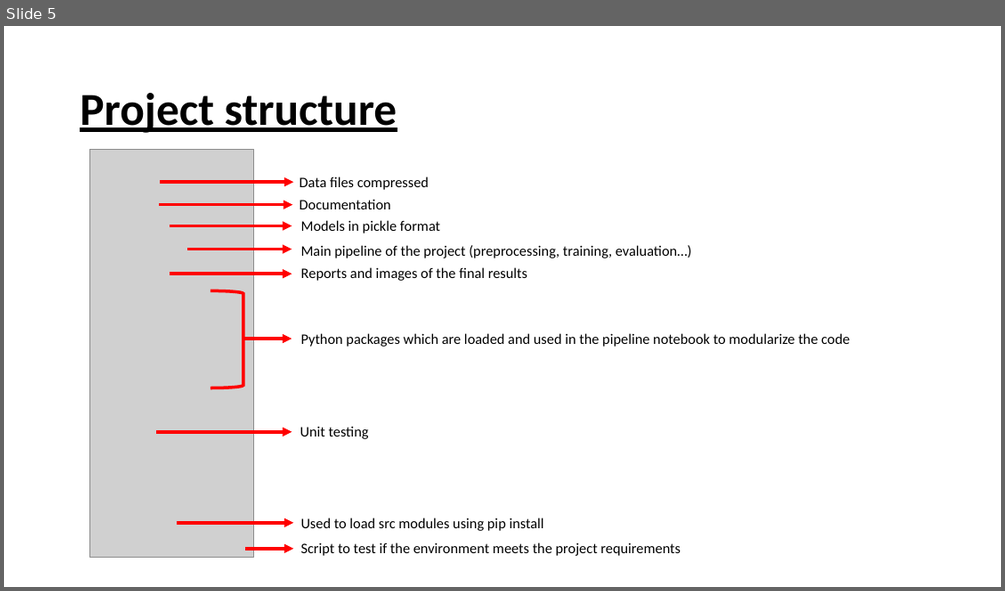
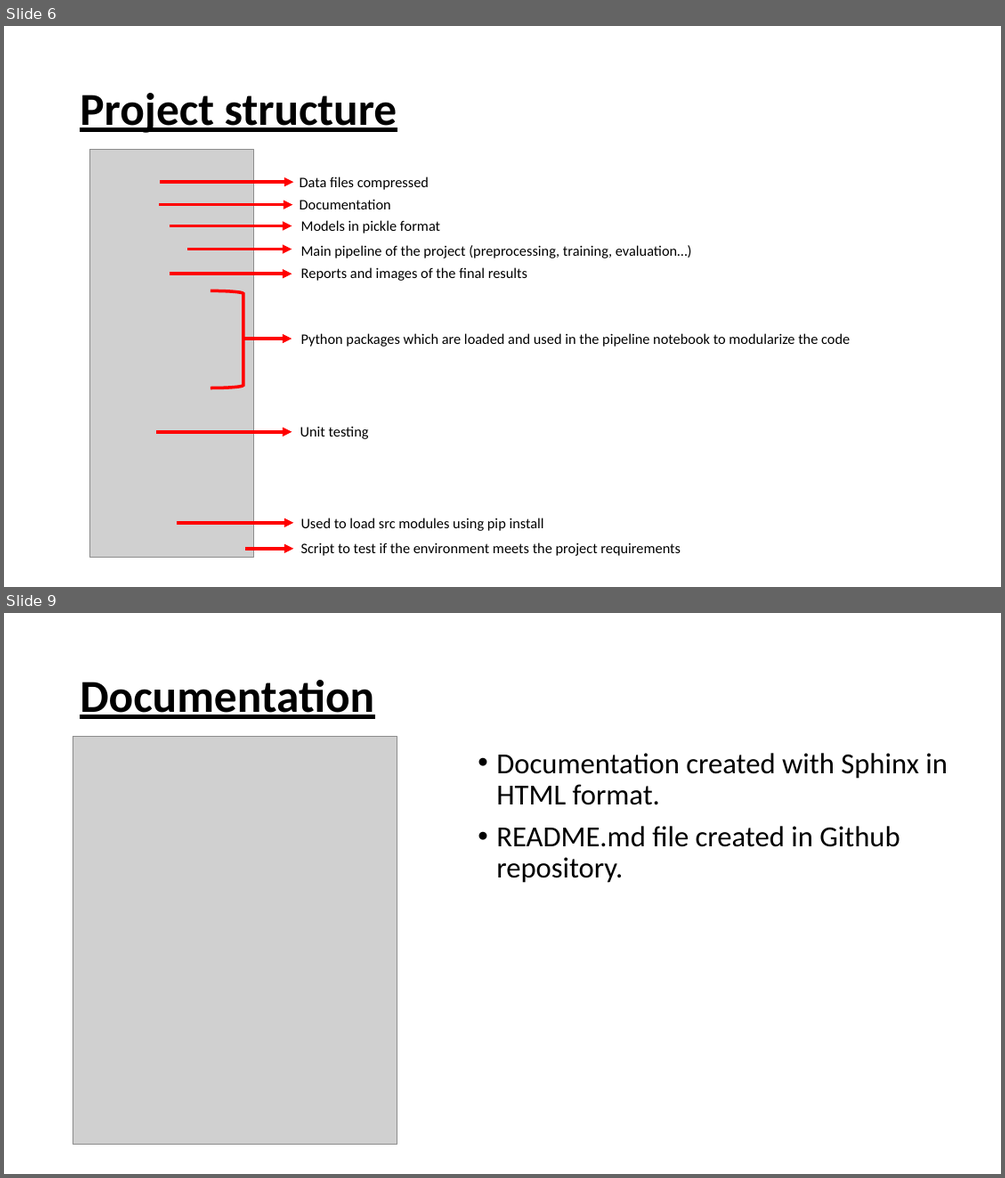
Before and after one commit to gatrikh/project_m05, a slide deck: presentation/presentation.pptx. Shown one above the other, each under a label of ours: slide 5 before the commit, slides 6 and 9 after it; the slides between them are not shown. The pictures are 1005x591 and 1005x1178 pixels, drawn with LibreOffice and Linux fonts; fonts in the diff are those of the drawing; grey boxes stand for pictures. Boxes give left, top, right and bottom in pixels: in the first picture for what was removed or moved away, otherwise in the second. Text is boxed around its words. In the diff, an @@ line names an element or a change of style, - is before the commit and + after.

Commit message:
Final presentation + readme modifications¨

```diff
--- a/presentation/presentation.pptx
+++ b/presentation/presentation.pptx
@@ slide 9 added at [4, 613, 1001, 1174], background #FFFFFF @@
@@ title added at [80, 680, 374, 719], 44 pt, text #000000, bold, underline @@
+Documentation
@@ picture added at [73, 737, 397, 1144] @@
@@ text added at [496, 753, 947, 883], 28 pt, text #000000 @@
+• Documentation created with Sphinx in HTML format.
+• README.md file created in Github repository.
@@ what was slide 5 is now slide 6 @@
```
Also in this commit, not shown: 3 slides changed, 4 other slides added, 1 slide removed, 2 other files.
